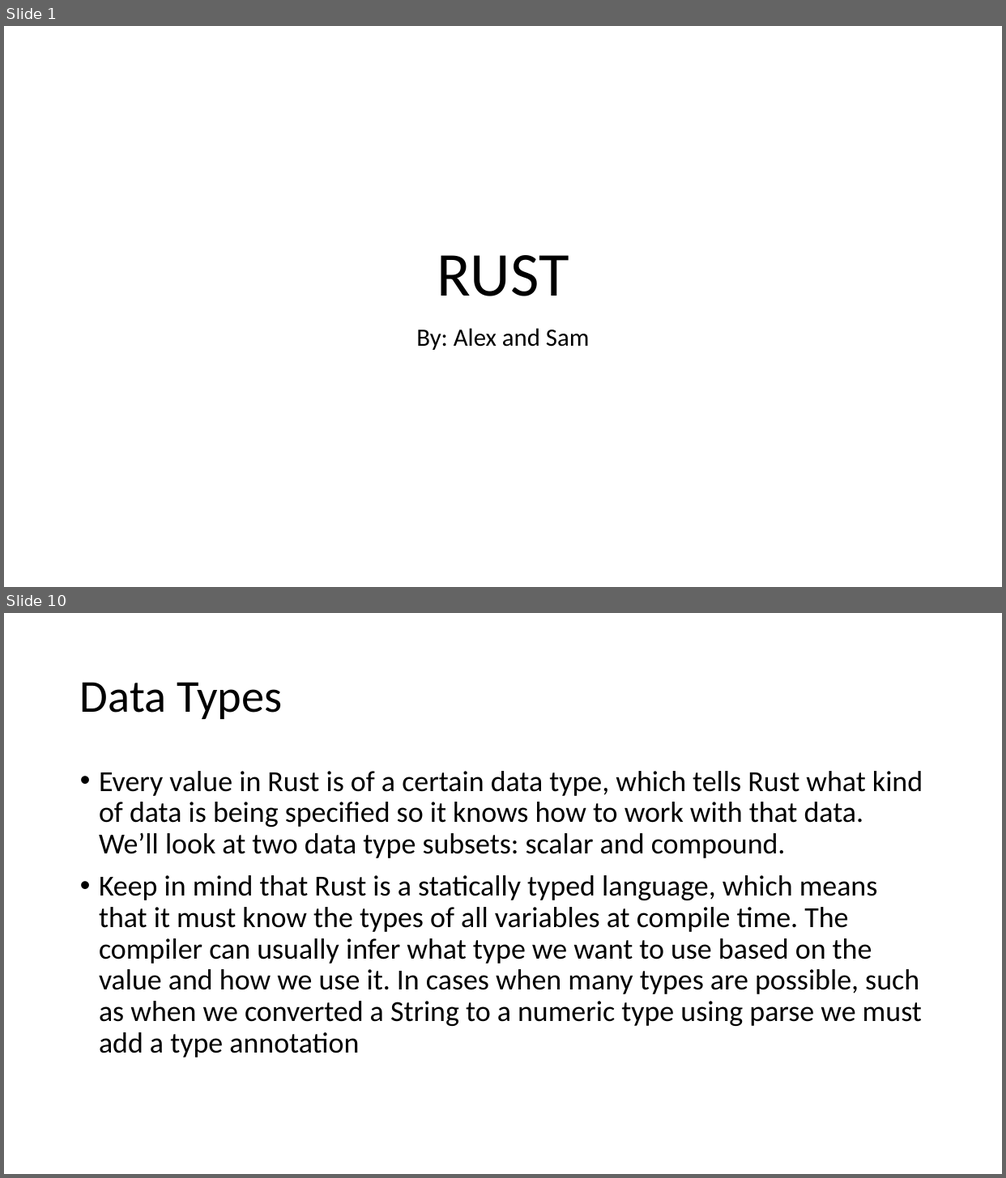
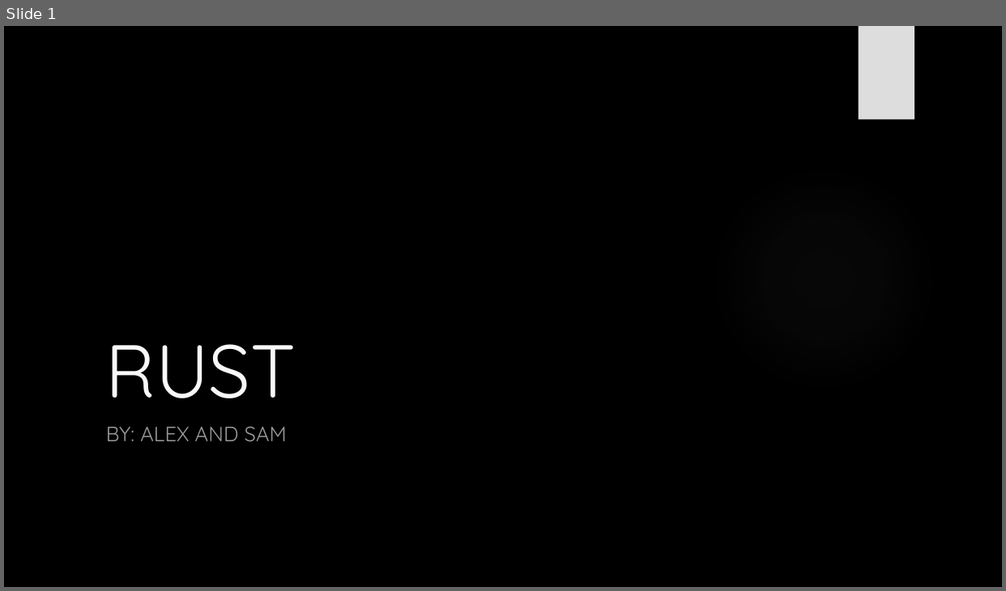
Before and after one commit to AlexbMitchelmore/WebDevRust, a slide deck: RUST.pptx. Shown one above the other, each under a label of ours: slides 1 and 10 before the commit, slide 1 after it; the slides between them are not shown. The pictures are 1006x1178 and 1006x591 pixels, drawn with LibreOffice and Linux fonts; fonts in the diff are those of the drawing; background and template pictures are left out. Boxes give left, top, right and bottom in pixels: in the first picture for what was removed or moved away, otherwise in the second. Text is boxed around its words. In the diff, an @@ line names an element or a change of style, - is before the commit and + after.

```diff
--- a/RUST.pptx
+++ b/RUST.pptx
@@ slide 10 removed at (4,613,1002,1174), background #FFFFFF @@
@@ title removed at (80,682,282,719) @@
-Data Types
@@ text removed at (99,771,923,1058) @@
-• Every value in Rust is of a certain data type, which tells Rust what kind of data is being specified so it knows how to work with that data. We’ll look at two data type subsets: scalar and compound.
-• Keep in mind that Rust is a statically typed language, which means that it must know the types of all variables at compile time. The compiler can usually infer what type we want to use based on the value and how we use it. In cases when many types are possible, such as when we converted a String to a numeric type using parse we must add a type annotation
@@ slide 1 changed as well @@
@@ background #FFFFFF to picture (left out) @@
@@ rectangle added at (859,26,914,120), fill #DDDDDD @@
@@ title "RUST": place and size @@
-title "RUST" at (437,255,569,297)
+title "RUST" at (106,344,296,399)
@@ title "RUST" at (106,344,296,399): size 60 to 72 pt, font Calibri to Quicksand, text colour #000000 to #F8F8F8; alignment centre to left; line spacing 0.9 to 1 @@
@@ ellipse added at (709,163,939,394), fill gradient #666666 @@
@@ subtitle at (106,427,287,442): text changed; size 24 to 20 pt; font Calibri to Quicksand; text colour #000000 to #999999 @@
-By: Alex and Sam
+BY: ALEX AND SAM
```
Also in this commit, not shown: 7 other slides changed, 16 slides added, 11 other slides removed, 1 other file.
